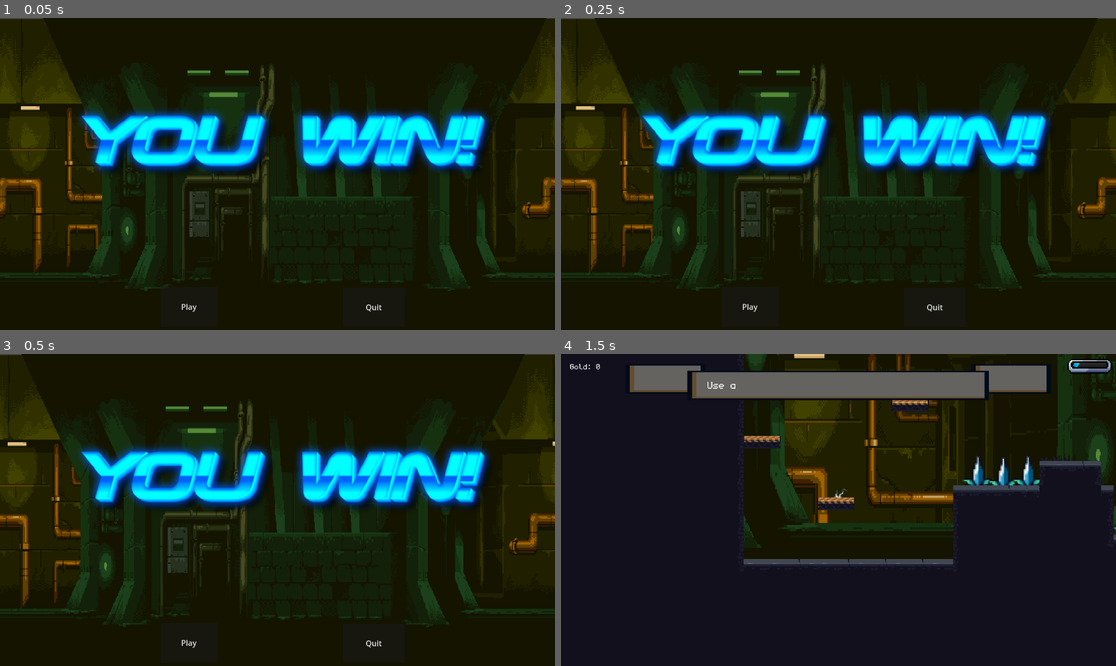
Above: before the commit, frames 1-4 (two rows, left to right).
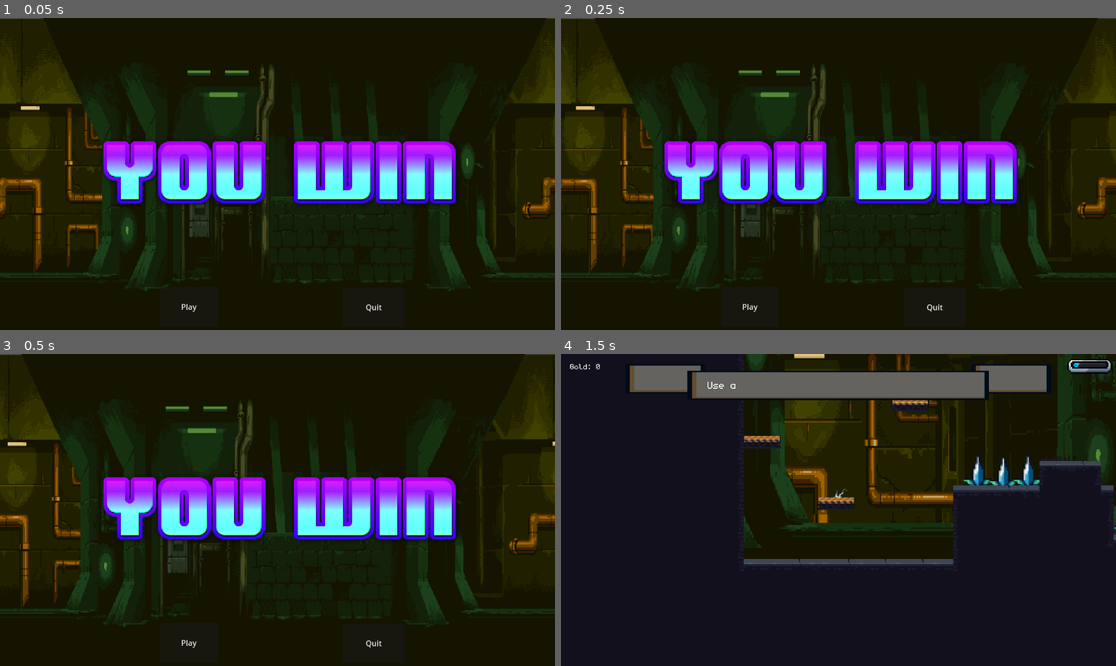
Above: after the commit, the same moments.

Repository: NickYoungren/ChronoQuest
Game: Godot game, scene res://scenes/you win.tscn
The game is run twice, just before and just after one commit, with the same random seed, the same clock (stepped at 60 frames per second) and the same inputs. This scene is started directly instead of the project's main scene. Sound files missing from this copy of the repository are replaced by a short silence.
Inputs:
- Up to frame 1 (0.05 s): no input
- Up to frame 2 (0.25 s): no input
- Up to frame 3 (0.5 s): no input
- Up to frame 4 (1.5 s): click "Play" at 0.5 s; tap Enter (ui_accept) at 1.25 s; hold Right (ui_right) from 1.28 s (still down); tap Z (dash) at 1.35 s

The runs differ from the first frame. In frame 1, 18% of the frame differs, in the area x 14-89%, y 29-60%; in frame 2, 18%; in frame 3, 18%; in frame 4, nothing differs.

Commit message:
win scree

Diff:
--- a/scenes/you win.tscn
+++ b/scenes/you win.tscn
@@ -2,7 +2,7 @@
 
 [ext_resource type="Script" path="res://scripts/Main.gd" id="1_pjute"]
 [ext_resource type="PackedScene" uid="uid://e85of1k3eoym" path="res://scenes/parallax_background.tscn" id="2_4ybrk"]
-[ext_resource type="Texture2D" uid="uid://beqvom8nv33oa" path="res://Assets/you-win-4-24-2024.png" id="3_tfvqf"]
+[ext_resource type="Texture2D" uid="uid://bwt12upa6hre4" path="res://Assets/cooltext456658482276164.png" id="4_fb0dp"]
 [ext_resource type="AudioStream" uid="uid://b6n87aytm5je3" path="res://Assets/Sewers pack files/Sewers pack files/Sounds/misc-cinematic-buildup.wav" id="4_w8eu3"]
 
 [node name="Main" type="Node2D"]
@@ -24,17 +24,16 @@
 
 [node name="bg" parent="." instance=ExtResource("2_4ybrk")]
 
-[node name="Title" type="Sprite2D" parent="."]
-texture_filter = 1
-position = Vector2(592, 258)
-scale = Vector2(0.94179, 0.945308)
-texture = ExtResource("3_tfvqf")
-
 [node name="AudioStreamPlayer" type="AudioStreamPlayer" parent="."]
 process_mode = 3
 stream = ExtResource("4_w8eu3")
 autoplay = true
 
+[node name="Cooltext456658482276164" type="Sprite2D" parent="."]
+position = Vector2(582, 322)
+scale = Vector2(1.57018, 1.57018)
+texture = ExtResource("4_fb0dp")
+
 [connection signal="pressed" from="Play" to="." method="_on_play_pressed"]
 [connection signal="pressed" from="Quit" to="." method="_on_quit_pressed"]
 [connection signal="finished" from="AudioStreamPlayer" to="." method="_on_audio_stream_player_finished"]
Binary file added: Assets/You Win (1).png
Not shown, added: Assets/You Win (1).png.import
Binary file added: Assets/cooltext456658482276164.png
Not shown, added: Assets/cooltext456658482276164.png.import
Not shown: 3 places in Player/Player.tscn that only renumber resources
